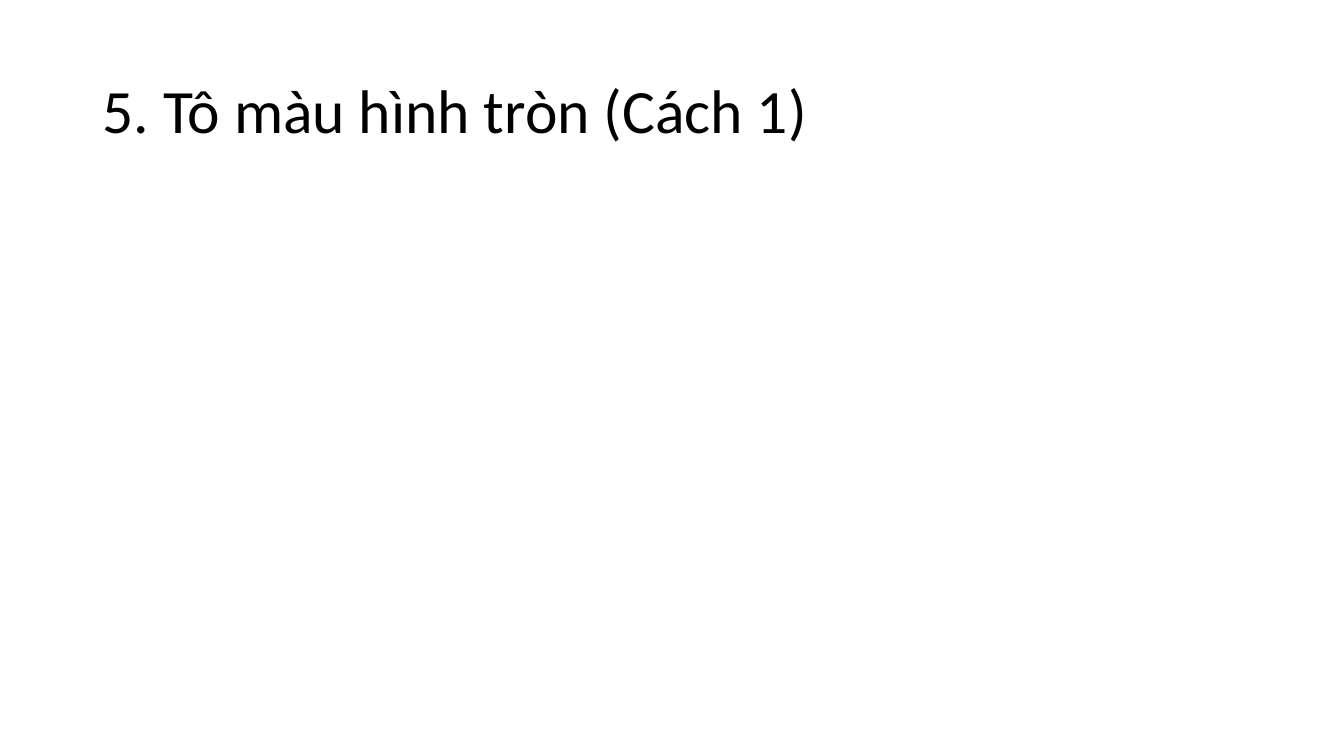
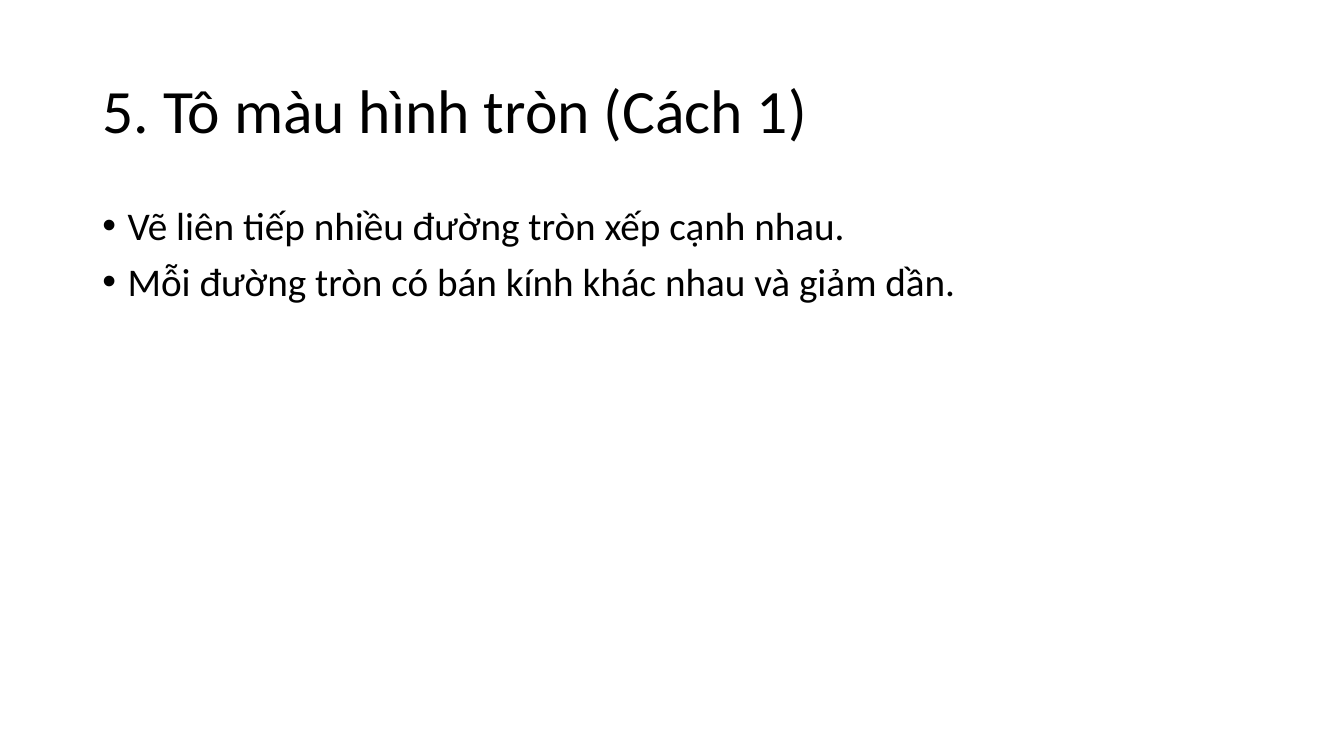
Before and after one commit to hvtuan1997/ve-hinh-trong-scratch, a slide deck: slide 6 of Bài 3 - Tô màu hình vẽ/Bài 3.pptx. Drawn at 1344x756 pixels with LibreOffice and Linux fonts; fonts in the diff are those of the drawing. Boxes give left, top, right and bottom in pixels: in the first picture for what was removed or moved away, otherwise in the second. Text is boxed around its words. In the diff, an @@ line names an element or a change of style, - is before the commit and + after.

Commit message:
Bài 3: Tô màu hình cơ bản

```diff
--- a/Bài 3 - Tô màu hình vẽ/Bài 3.pptx
+++ b/Bài 3 - Tô màu hình vẽ/Bài 3.pptx
@@ text added at box(128, 210, 955, 303), 28 pt, text #000000 @@
+• Vẽ liên tiếp nhiều đường tròn xếp cạnh nhau.
+• Mỗi đường tròn có bán kính khác nhau và giảm dần.
```
Also in this commit, not shown: 1 other slide changed, 4 other files.
